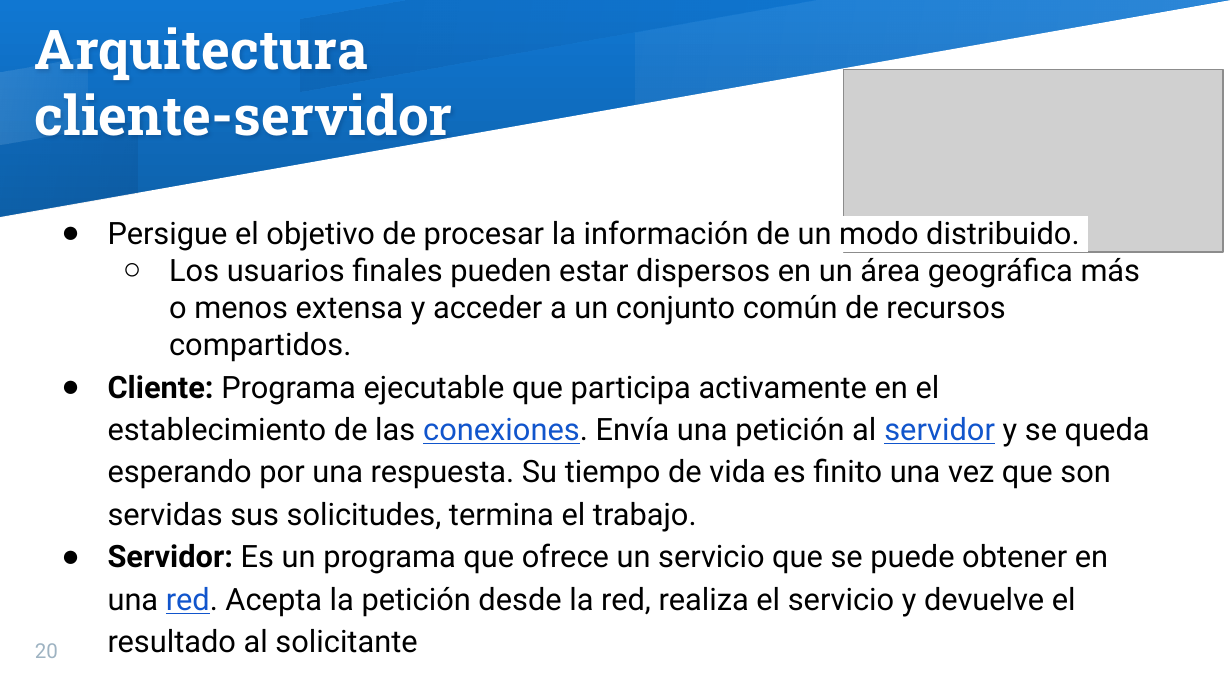
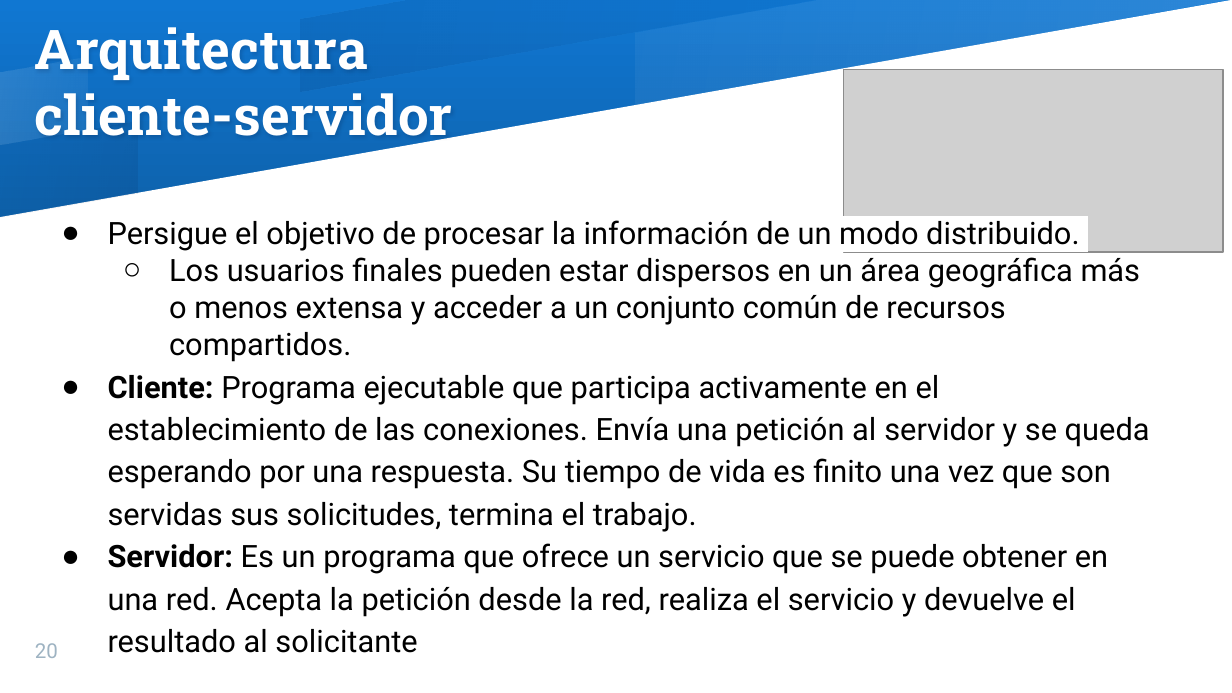
Before and after one commit to gladyscarrillo/JAVAEE, a slide deck: slide 20 of CursoJAVAEmpresarial.pptx. Drawn at 1232x693 pixels with LibreOffice and Linux fonts; fonts in the diff are those of the drawing; grey boxes stand for pictures. Boxes give left, top, right and bottom in pixels: in the first picture for what was removed or moved away, otherwise in the second. Text is boxed around its words. In the diff, an @@ line names an element or a change of style, - is before the commit and + after.

```diff
--- a/CursoJAVAEmpresarial.pptx
+++ b/CursoJAVAEmpresarial.pptx
@@ text at bbox=[108, 375, 1150, 653]: text colour #1155CC to #000000, underline off in "conexiones. servidor", "red." @@
```
Also in this commit, not shown: 1 slide added, 1 slide removed.
